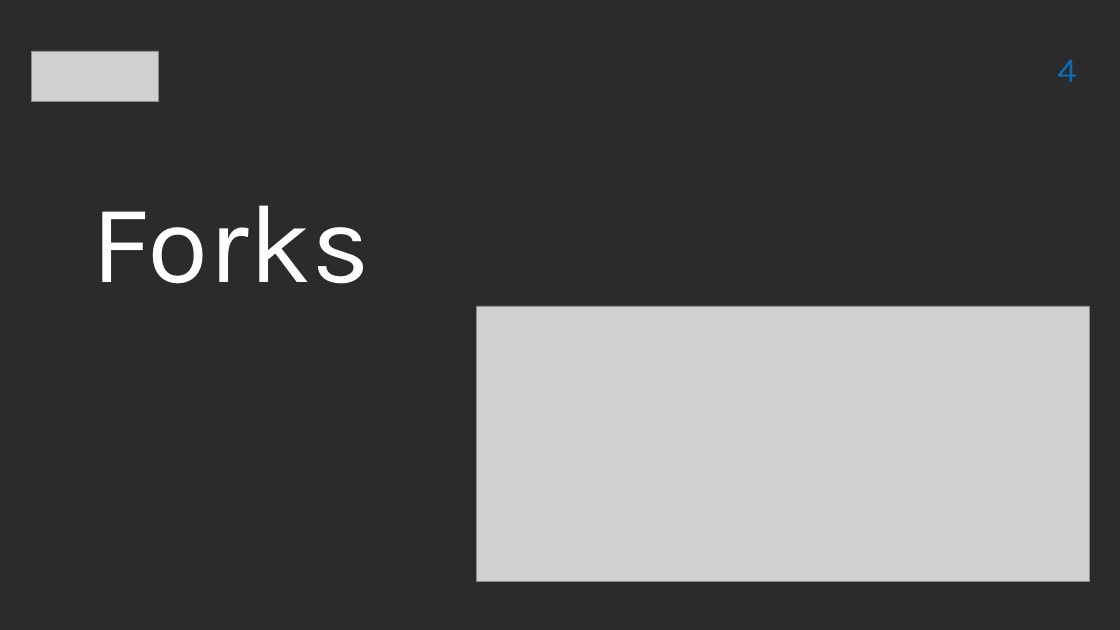
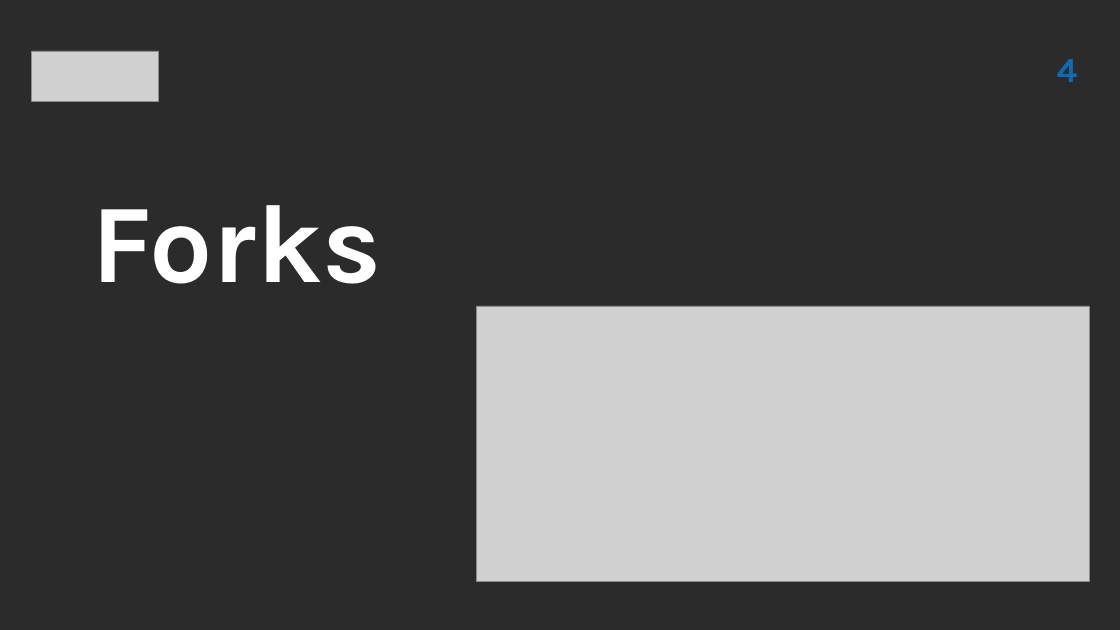
Before and after one commit to vitaliiTolmachov/Presentation, a slide deck: slide 4 of Presentation_easypay.pptx. Drawn at 1120x630 pixels with LibreOffice and Linux fonts; fonts in the diff are those of the drawing; grey boxes stand for pictures; background and template pictures are left out; a plain dark background stands for a picture behind light text. Boxes give left, top, right and bottom in pixels: in the first picture for what was removed or moved away, otherwise in the second. Text is boxed around its words. In the diff, an @@ line names an element or a change of style, - is before the commit and + after.

```diff
--- a/Presentation_easypay.pptx
+++ b/Presentation_easypay.pptx
@@ text "Forks" at box(92, 205, 382, 284): bold on; indent changed @@
```
Also in this commit, not shown: 10 other slides changed, 4 slides added, 8 slides removed.
